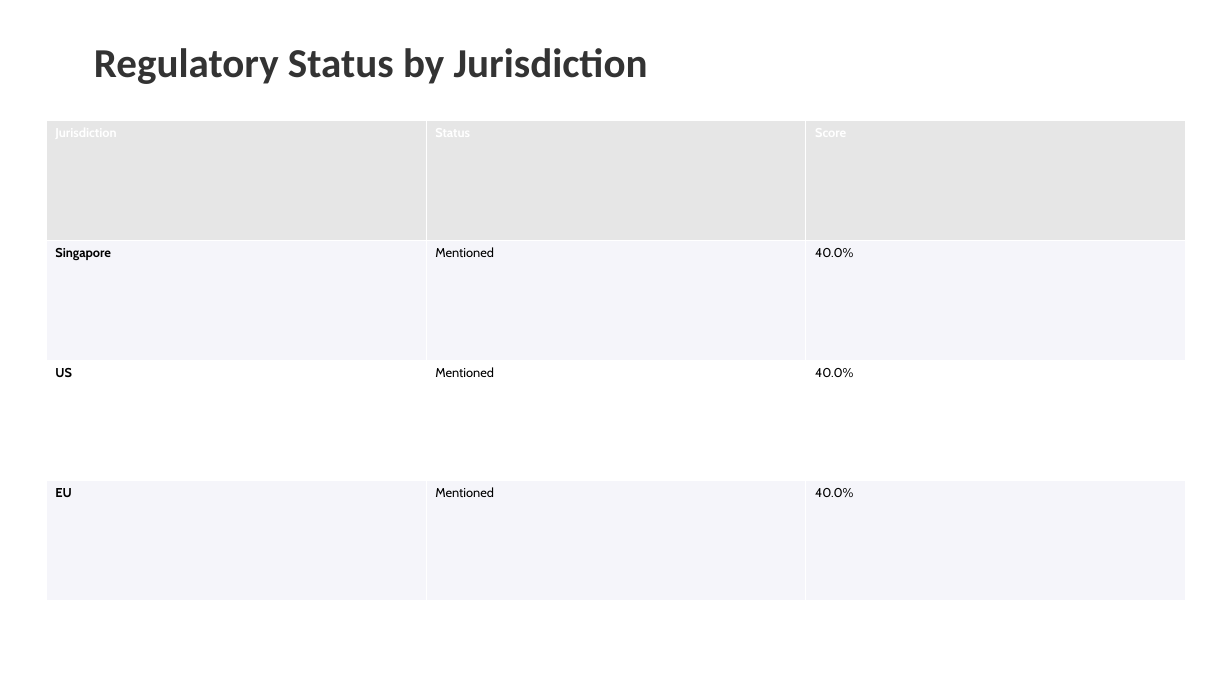
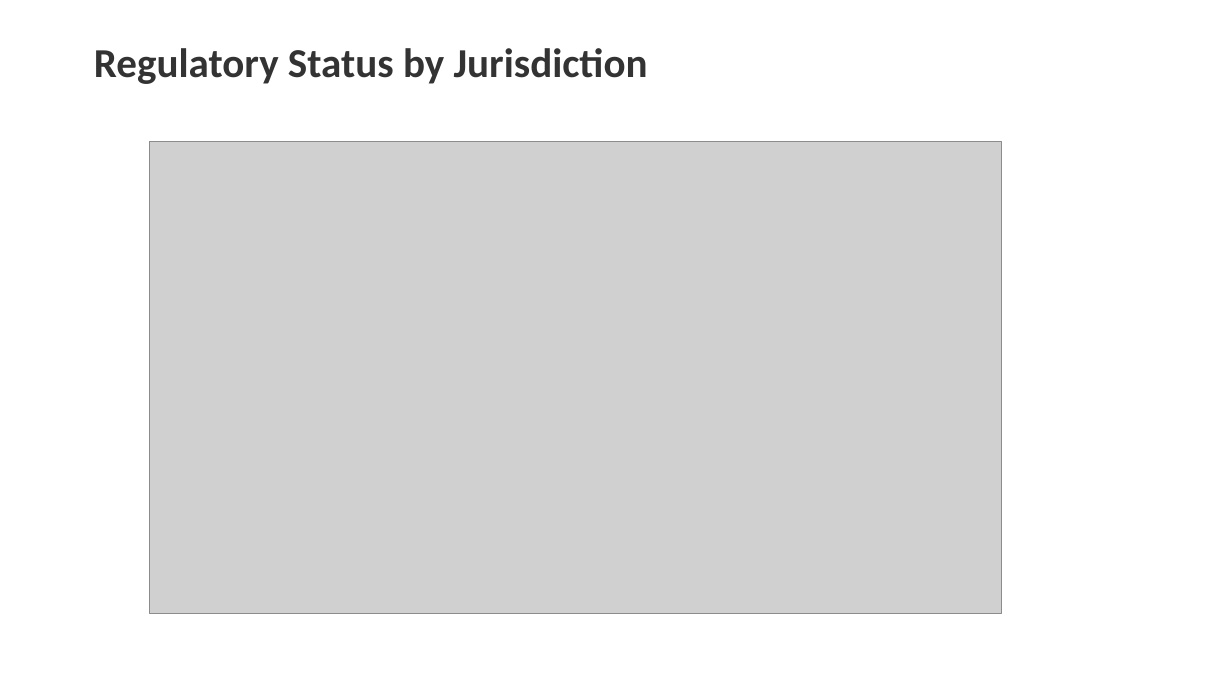
Before and after one commit to Mehdizaiem/Vault-DueDiligence-4DS1, a slide deck: slide 7 of CryptoFundDueDiligence/reports/q1_2025_bitcoin_trust_fund_analysis_1 .pptx (slide 8 before the commit). Drawn at 1232x693 pixels with LibreOffice and Linux fonts; fonts in the diff are those of the drawing; grey boxes stand for pictures. Boxes give left, top, right and bottom in pixels: in the first picture for what was removed or moved away, otherwise in the second. Text is boxed around its words. In the diff, an @@ line names an element or a change of style, - is before the commit and + after.

```diff
--- a/CryptoFundDueDiligence/reports/q1_2025_bitcoin_trust_fund_analysis_1 .pptx
+++ b/CryptoFundDueDiligence/reports/q1_2025_bitcoin_trust_fund_analysis_1 .pptx
@@ table removed at (x1=46, y1=120, x2=1186, y2=601), 4 rows, 3 columns @@
-Jurisdiction | Status | Score
-Singapore | Mentioned | 40.0%
-US | Mentioned | 40.0%
-EU | Mentioned | 40.0%
@@ picture added at (x1=149, y1=141, x2=1002, y2=613) @@
```
Also in this commit, not shown: 8 other slides changed, 1 slide removed.
